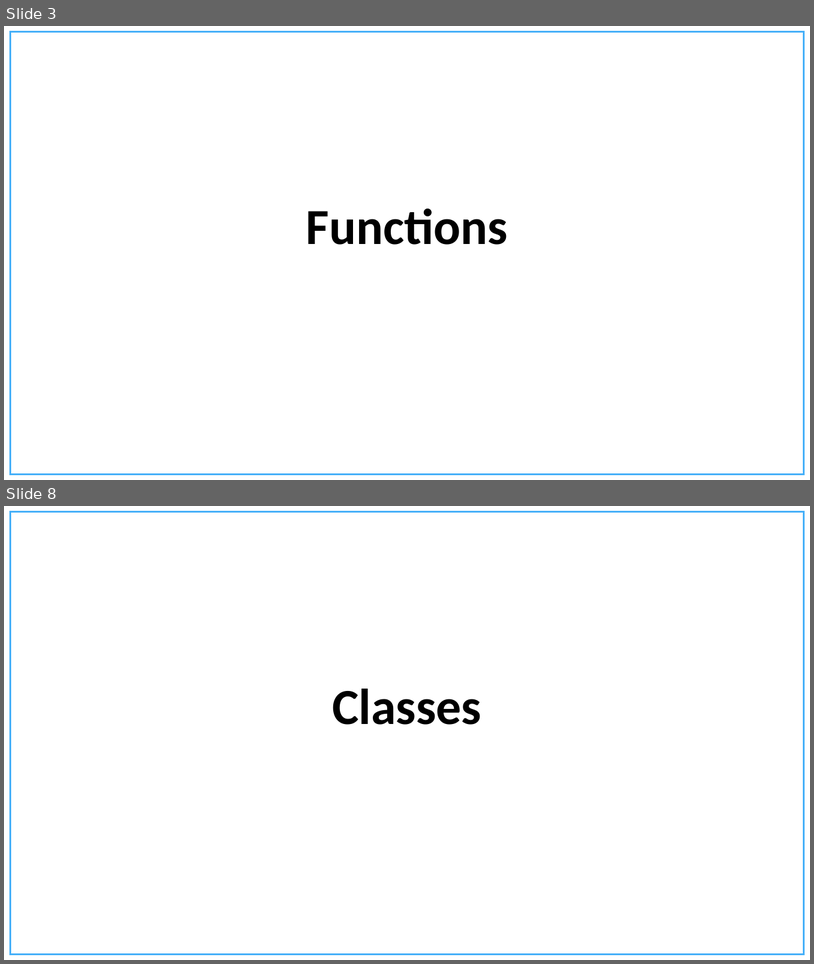
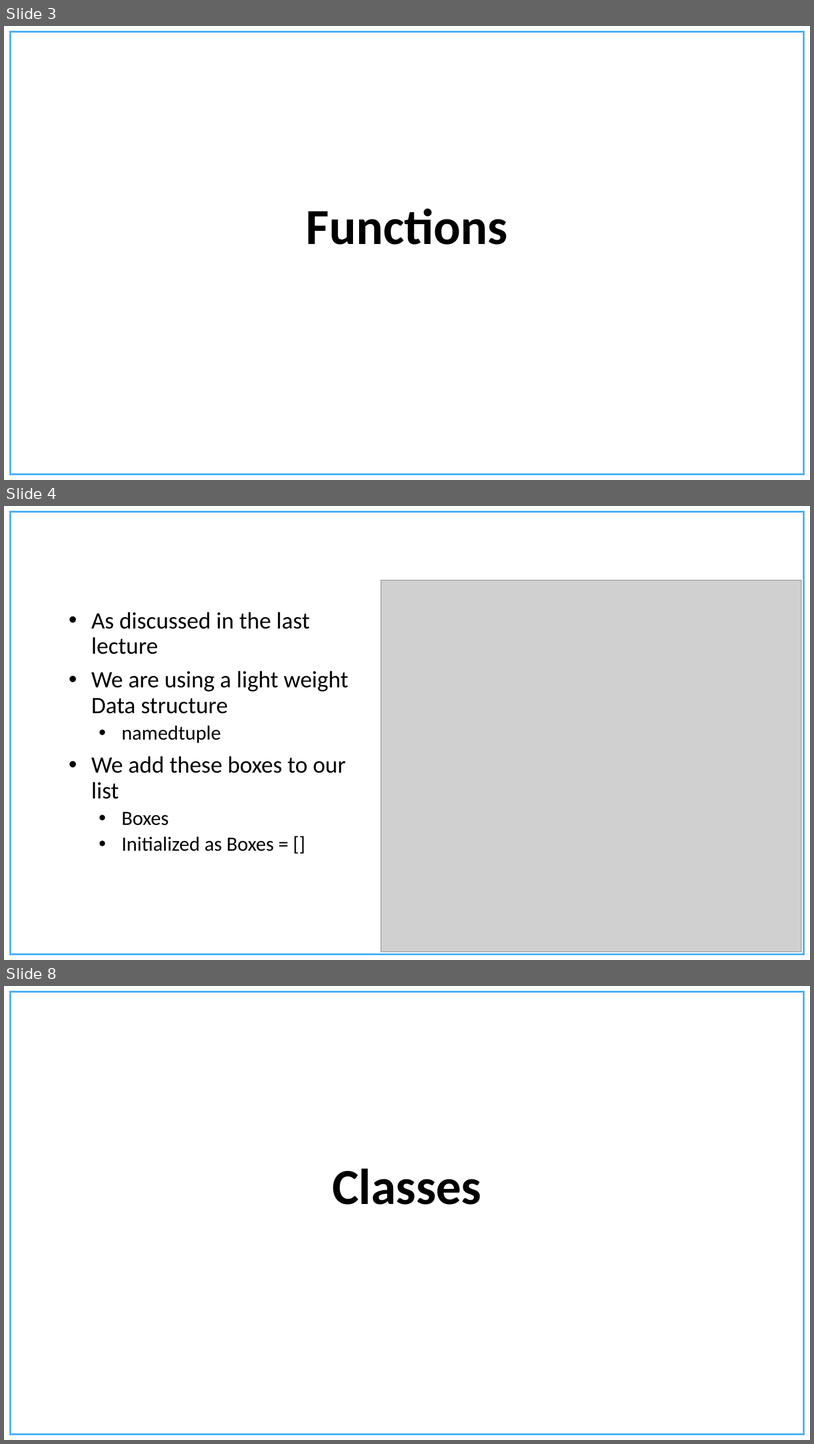
Before and after one commit to chandanNapster/PythonDevWork, a slide deck: Course Material/Presentations/Functions and Classes.pptx. Shown one above the other, each under a label of ours: slides 3 and 8 before the commit, slides 3, 4 and 8 after it; the slides between them are not shown. The pictures are 814x964 and 814x1444 pixels, drawn with LibreOffice and Linux fonts; fonts in the diff are those of the drawing; grey boxes stand for pictures; background and template pictures are left out. Boxes give left, top, right and bottom in pixels: in the first picture for what was removed or moved away, otherwise in the second. Text is boxed around its words. In the diff, an @@ line names an element or a change of style, - is before the commit and + after.

```diff
--- a/Course Material/Presentations/Functions and Classes.pptx
+++ b/Course Material/Presentations/Functions and Classes.pptx
@@ slide 4 added at bbox=[4, 506, 810, 960], background #FFFFFF; not listed: 1 template element that a slide beside it also shows @@
@@ picture added at bbox=[381, 580, 802, 952] @@
@@ text added at bbox=[92, 612, 348, 851], 28 pt, text #000000 @@
+• As discussed in the last lecture
+• We are using a light weight Data structure
+  • namedtuple
+• We add these boxes to our list
+  • Boxes
+  • Initialized as Boxes = []
```
Also in this commit, not shown: 8 other slides added, 10 slides removed, 15 other files.
